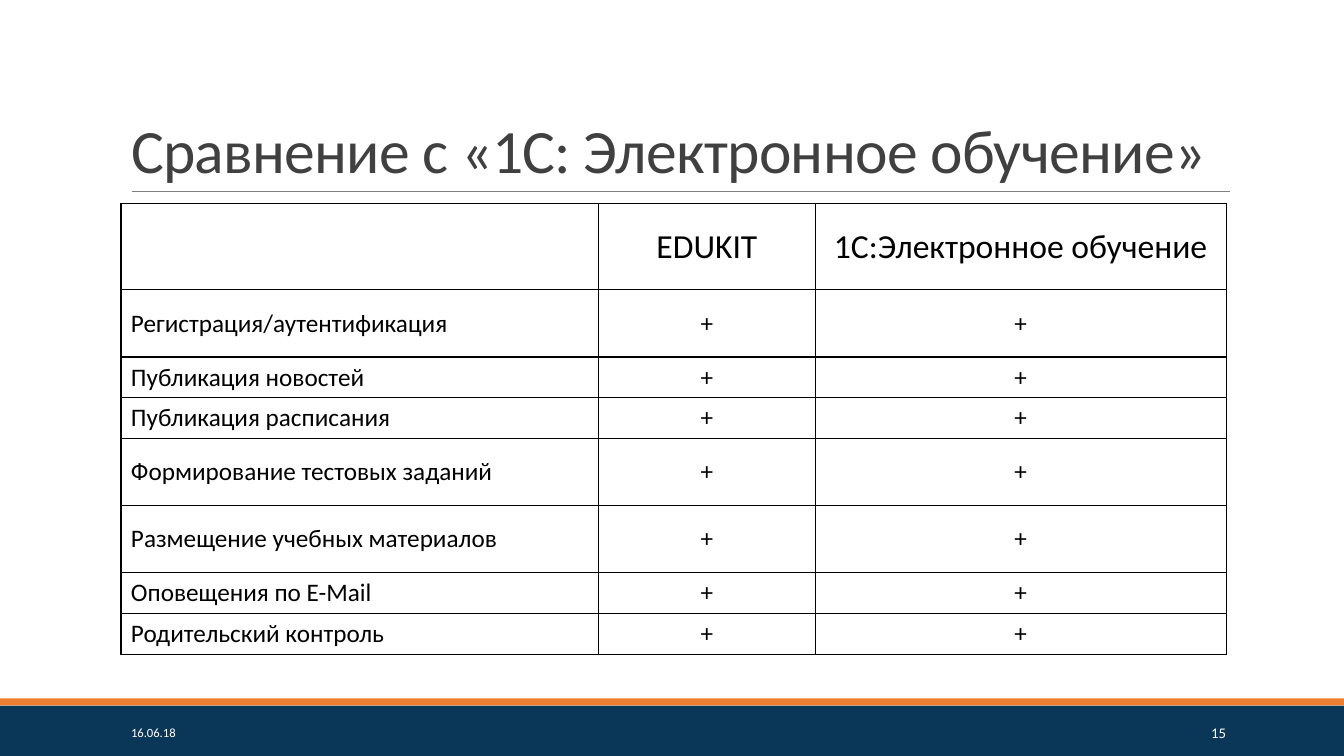
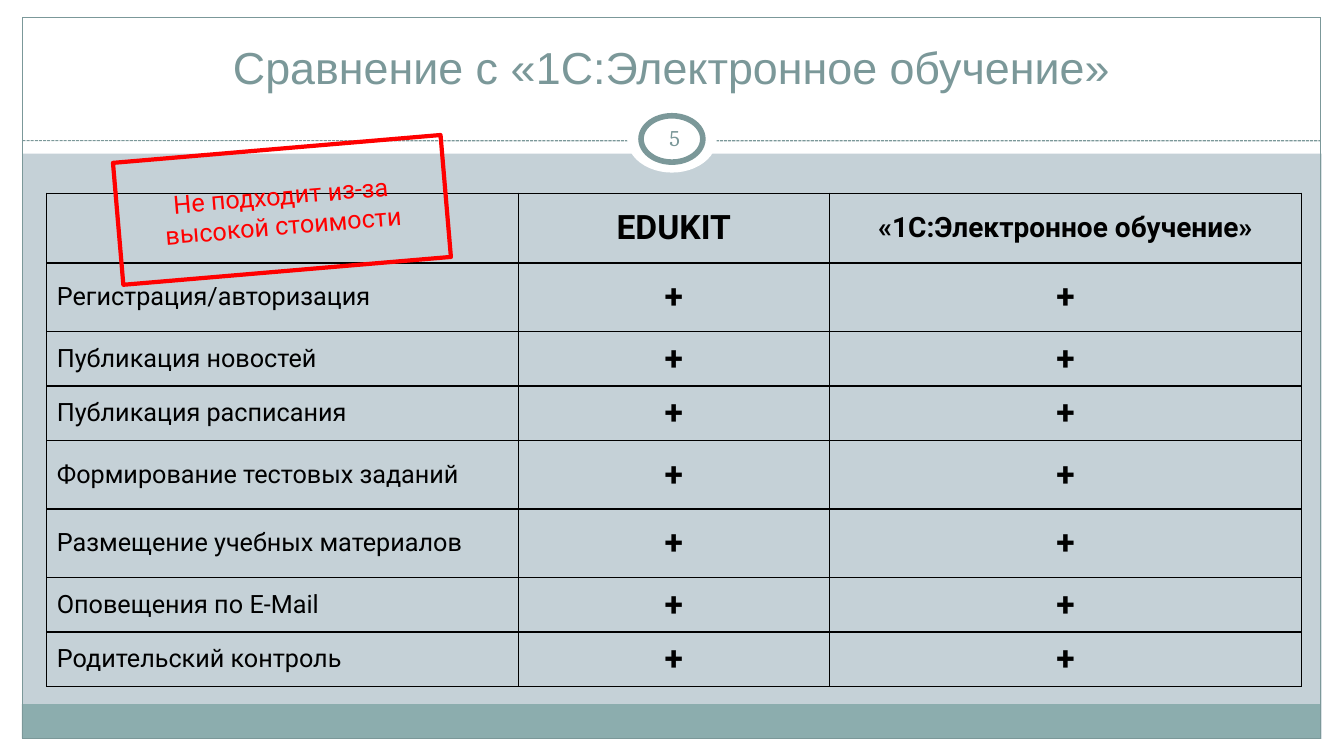
Before and after one commit to pmswga/ISC-EDUKIT, a slide deck: slide 5 of docs/15. ПЗ. ГЧ. Презентация.pptx (slide 15 before the commit). Drawn at 1344x756 pixels with LibreOffice and Linux fonts; fonts in the diff are those of the drawing. Boxes give left, top, right and bottom in pixels: in the first picture for what was removed or moved away, otherwise in the second. Text is boxed around its words. In the diff, an @@ line names an element or a change of style, - is before the commit and + after.

```diff
--- a/docs/15. ПЗ. ГЧ. Презентация.pptx
+++ b/docs/15. ПЗ. ГЧ. Презентация.pptx
@@ background #FFFFFF to #C5D1D7 @@
@@ rectangle added at (0,0,1344,153), fill #FFFFFF @@
@@ rectangle added at (0,0,22,756), fill #FFFFFF @@
@@ rectangle added at (22,17,1321,739), outline #7C999A 0.75 pt @@
@@ title "Сравнение с «1C:Электронное обучение»" at (233,51,1110,93): vertical alignment bottom to middle @@
@@ rectangle added at (1322,0,1344,756), fill #FFFFFF @@
@@ title at (233,51,1110,93): text changed; size 44 to 32 pt; font Calibri to Arial; text colour #404040 to #7C999A @@
-Сравнение с «1С: Электронное обучение»
+Сравнение с «1C:Электронное обучение»
@@ ellipse added at (627,106,717,173), fill #FFFFFF @@
@@ ellipse added at (641,116,703,162), fill #FFFFFF, outline #7C999A 4 pt @@
@@ line moved from (132, 192) - (1231, 192) to (22, 141) - (1321, 141) @@
@@ line (22, 141) - (1321, 141): stroke #808080 0.5 pt to #7C999A 0.75 pt dashed @@
@@ rectangle added at (113,135,451,285), outline #FF0000 3 pt, 18 pt, text #FF0000 @@
+Не подходит из-за высокой стоимости
@@ page number added at (669,131,680,146), 16 pt, text #7C999A @@
+5
@@ table at (46,194,1302,687) @@
-row 1, column 3: 1С:Электронное обучение
+row 1, column 3: «1С:Электронное обучение»
-row 2, column 1: Регистрация/аутентификация
+row 2, column 1: Регистрация/авторизация
@@ font Calibri to Roboto in "EDUKIT", "+", "+", "Публикация новостей" and 17 more places @@
@@ bold on in "EDUKIT", "+", "+", "+" and 11 more places @@
@@ size 18 to 24 pt in "+", "+", "+", "+" and 10 more places @@
@@ table: place and size @@
-table at (121,204,1227,652)
+table at (46,194,1302,687)
@@ rectangle: place and size @@
-rectangle at (0,706,1344,756)
+rectangle at (22,705,1321,739)
@@ rectangle at (22,705,1321,739): fill #0A3758 to #8CADAE @@
@@ rectangle: place and size @@
-rectangle at (0,699,1344,706)
+rectangle at (0,739,1344,756)
@@ rectangle at (0,739,1344,756): fill #ED7E2F to #FFFFFF @@
@@ text removed at (131,728,176,737) @@
-16.06.18
@@ page number removed at (1211,728,1226,738) @@
-15
```
Also in this commit, not shown: 5 other slides changed, 7 slides added, 19 slides removed, 11 other files.
